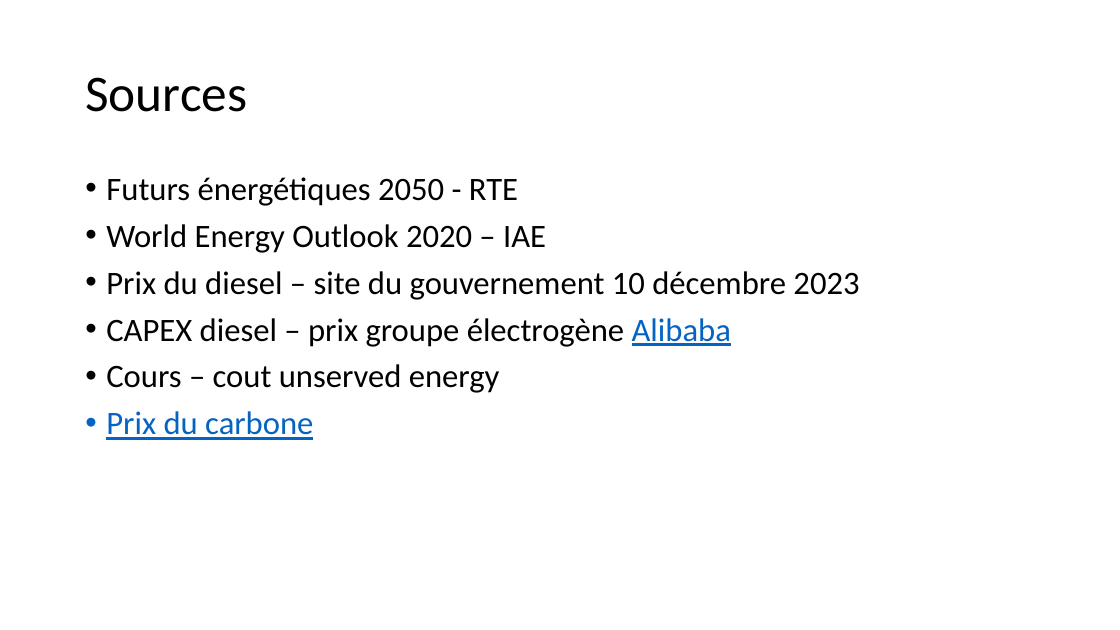
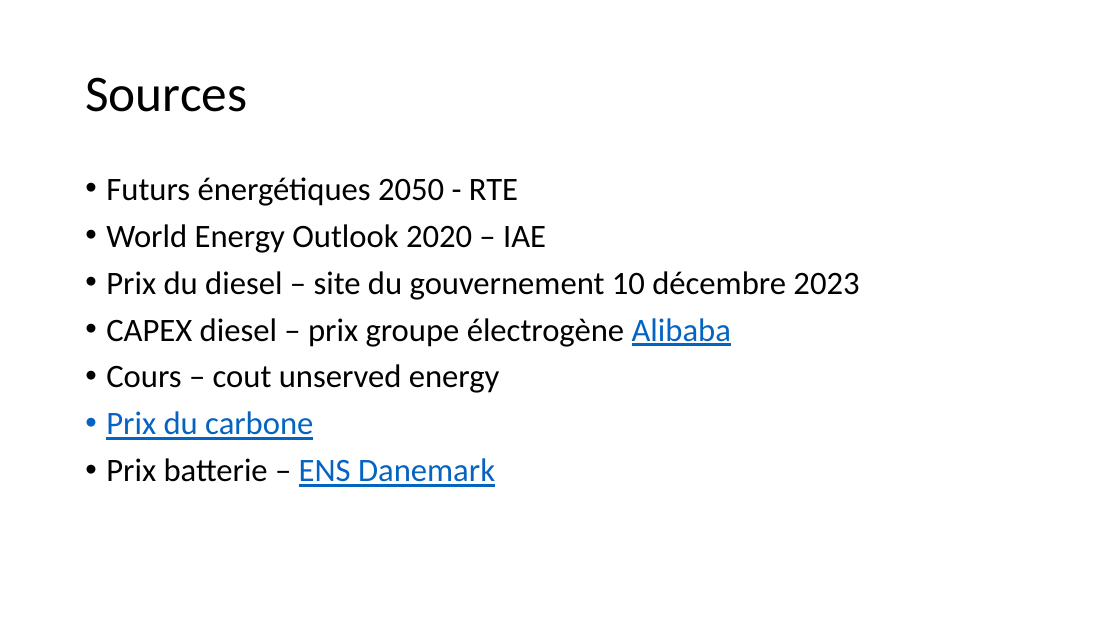
Before and after one commit to cledat/Projet-EA314, a slide deck: slide 14 of rapport.pptx. Drawn at 1120x630 pixels with LibreOffice and Linux fonts; fonts in the diff are those of the drawing. Boxes give left, top, right and bottom in pixels: in the first picture for what was removed or moved away, otherwise in the second. Text is boxed around its words. In the diff, an @@ line names an element or a change of style, - is before the commit and + after.

```diff
--- a/rapport.pptx
+++ b/rapport.pptx
@@ text at [106, 458, 495, 487]: paragraph added @@
+• Prix batterie – ENS Danemark
```
Also in this commit, not shown: 6 other slides changed, 3 slides added, 1 other file.
